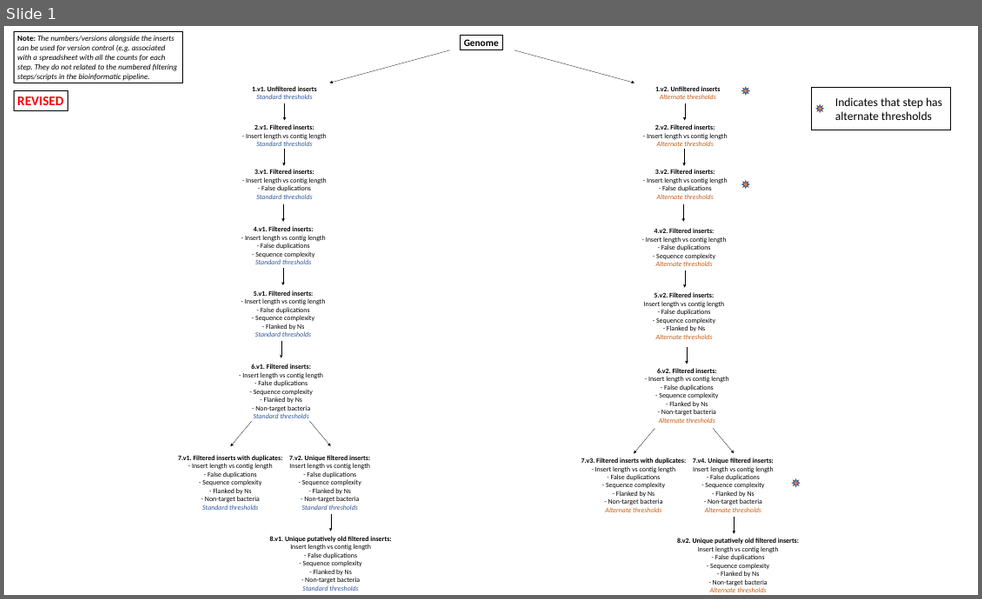
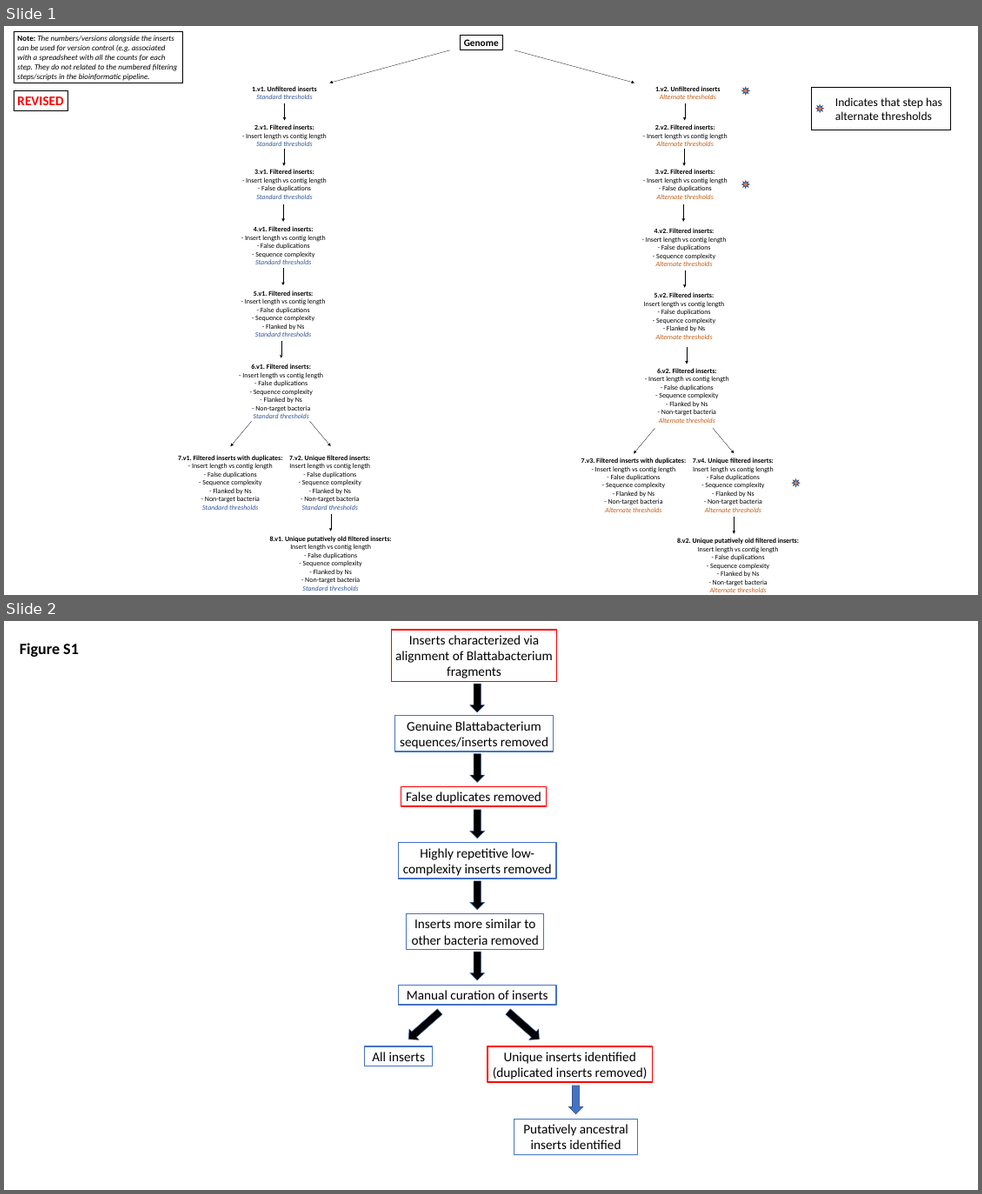
Before and after one commit to MEEP-projects/HGT_pipeline, a slide deck: HGT_filtering-pipeline.pptx. Shown one above the other, each under a label of ours: slide 1 before the commit, slides 1 and 2 after it. The pictures are 982x599 and 982x1194 pixels, drawn with LibreOffice and Linux fonts; fonts in the diff are those of the drawing. Boxes give left, top, right and bottom in pixels: in the first picture for what was removed or moved away, otherwise in the second. Text is boxed around its words. In the diff, an @@ line names an element or a change of style, - is before the commit and + after.

```diff
--- a/HGT_filtering-pipeline.pptx
+++ b/HGT_filtering-pipeline.pptx
@@ slide 2 added at <box>4,621,978,1190</box>, background #FFFFFF @@
@@ text added at <box>20,643,79,657</box>, 32 pt, text #000000, bold @@
+Figure S1
@@ rectangle added at <box>391,630,557,681</box>, outline #FF0000 2.25 pt, 27 pt, text #000000 @@
+Inserts characterized via alignment of Blattabacterium fragments
@@ down arrow added at <box>470,684,484,712</box>, fill #000000, outline #325491 1 pt @@
@@ rectangle added at <box>396,716,554,751</box>, outline #4472C4 2.25 pt, 27 pt, text #000000 @@
+Genuine Blattabacterium sequences/inserts removed
@@ down arrow added at <box>470,753,484,782</box>, fill #000000, outline #325491 1 pt @@
@@ rectangle added at <box>401,787,546,806</box>, outline #FF0000 2.25 pt, 27 pt, text #000000 @@
+False duplicates removed
@@ down arrow added at <box>470,810,484,839</box>, fill #000000, outline #325491 1 pt @@
@@ rectangle added at <box>399,843,556,879</box>, outline #4472C4 2.25 pt, 27 pt, text #000000 @@
+Highly repetitive low-complexity inserts removed
@@ down arrow added at <box>470,881,484,910</box>, fill #000000, outline #325491 1 pt @@
@@ rectangle added at <box>407,913,544,950</box>, outline #4472C4 2.25 pt, 27 pt, text #000000 @@
+Inserts more similar to other bacteria removed
@@ down arrow added at <box>470,952,484,980</box>, fill #000000, outline #325491 1 pt @@
@@ rectangle added at <box>399,985,556,1005</box>, outline #4472C4 2.25 pt, 27 pt, text #000000 @@
+Manual curation of inserts
@@ down arrow added at <box>404,1006,445,1045</box>, fill #000000, outline #325491 1 pt @@
@@ down arrow added at <box>503,1006,544,1045</box>, fill #000000, outline #325491 1 pt @@
@@ rectangle added at <box>365,1046,433,1066</box>, outline #4472C4 2.25 pt, 27 pt, text #000000 @@
+All inserts
@@ rectangle added at <box>488,1046,652,1082</box>, outline #FF0000 2.25 pt, 27 pt, text #000000 @@
+Unique inserts identified (duplicated inserts removed)
@@ down arrow added at <box>569,1086,583,1114</box>, fill #4472C4, outline #325491 1 pt @@
@@ rectangle added at <box>515,1119,638,1154</box>, outline #4472C4 2.25 pt, 27 pt, text #000000 @@
+Putatively ancestral inserts identified
```
Also in this commit, not shown: 6 other files.
